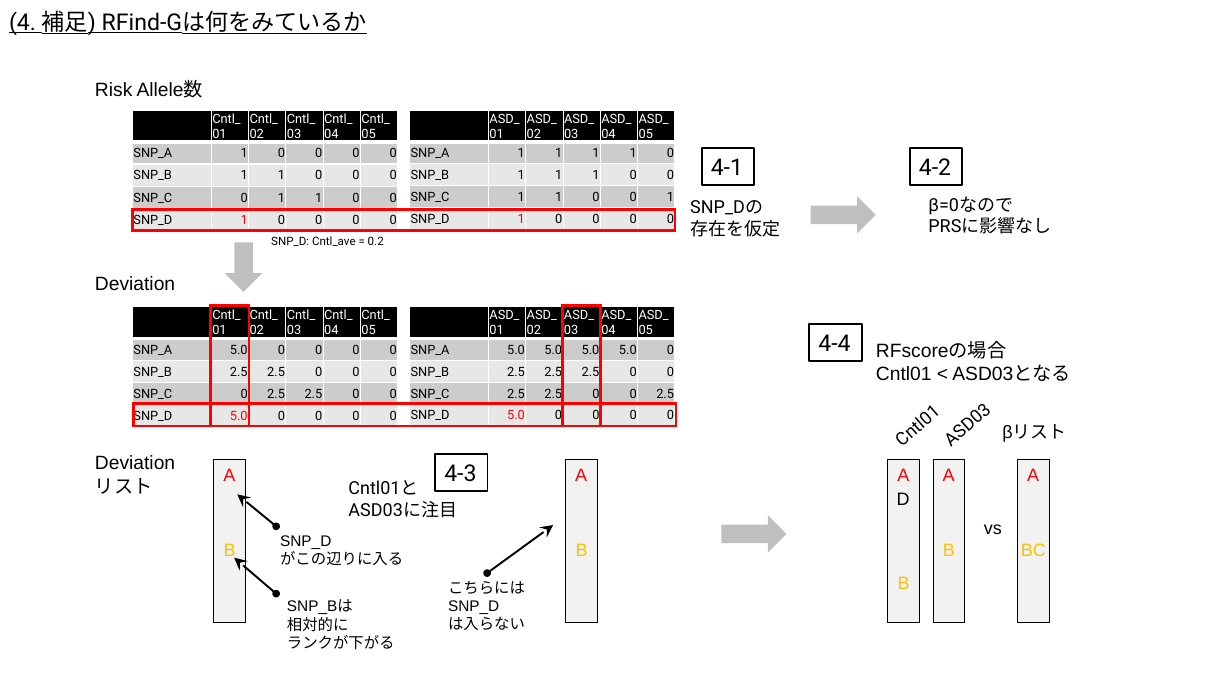
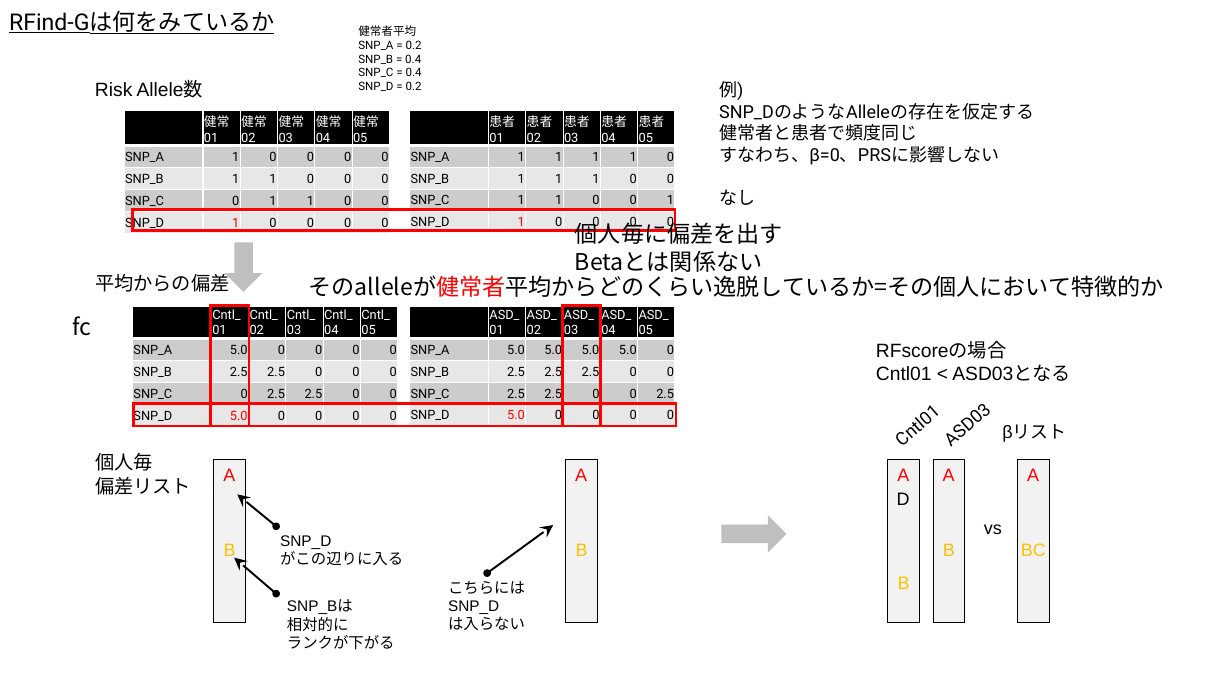
Before and after one commit to tmurano/RFind-G, a slide deck: slide 9 of Docs/260428_RFindG.pptx. Drawn at 1232x693 pixels with LibreOffice and Linux fonts; fonts in the diff are those of the drawing. Boxes give left, top, right and bottom in pixels: in the first picture for what was removed or moved away, otherwise in the second. Text is boxed around its words. In the diff, an @@ line names an element or a change of style, - is before the commit and + after.

Commit message:
Refine handoff doc + remove make_dummy_data.R + update pptx
- Docs/RFind-G_handoff.md/html:
  - 「解釈サマリ」→ 「解釈」
  - Fold 再現性段落を簡潔化 (ROSMAP 特異的、別 cohort では適宜書き換え)
- Docs/260428_RFindG.pptx: 内容更新
- Code/make_dummy_data.R: 削除 (dummy データは既に生成済 + repo に commit 済のため不要)

```diff
--- a/Docs/260428_RFindG.pptx
+++ b/Docs/260428_RFindG.pptx
@@ text at [9,10,274,34]: text changed @@
-(4. 補足) RFind-Gは何をみているか
+RFind-Gは何をみているか
@@ text at [358,25,422,91]: text changed @@
-SNP_D: Cntl_ave = 0.2
+健常者平均
+SNP_A = 0.2
+SNP_B = 0.4
+SNP_C = 0.4
+SNP_D = 0.2
@@ text at [719,81,1034,165]: text changed @@
-SNP_Dの
-存在を仮定
+例)
+SNP_DのようなAlleleの存在を仮定する
+健常者と患者で頻度同じ
+すなわち、β=0、PRSに影響しない
+なし
@@ table at [124,111,387,235] @@
-row 1:  | Cntl_01 | Cntl_02 | Cntl_03 | Cntl_04 | Cntl_05
+row 1:  | 健常01 | 健常02 | 健常03 | 健常04 | 健常05
@@ table: place and size @@
-table at [132,111,396,232]
+table at [124,111,387,235]
@@ table at [409,111,673,234] @@
-row 1:  | ASD_01 | ASD_02 | ASD_03 | ASD_04 | ASD_05
+row 1:  | 患者01 | 患者02 | 患者03 | 患者04 | 患者05
@@ rectangle removed at [701,148,754,185] @@
-4-1
@@ rectangle removed at [910,148,963,185] @@
-4-2
@@ right arrow removed at [811,196,875,233] @@
@@ text removed at [928,196,1051,234] @@
-β=0なので
-PRSに影響なし
@@ text added at [575,219,783,276], 18 pt, text #000000 @@
+個人毎に偏差を出す
+Betaとは関係ない
@@ text at [95,273,230,292]: text changed @@
-Deviation
+平均からの偏差
@@ text added at [309,275,1164,297], 18 pt, text #000000 @@
+そのalleleが健常者平均からどのくらい逸脱しているか=その個人において特徴的か
@@ text added at [72,316,91,336], 18 pt, text #000000 @@
+fc
@@ rectangle removed at [810,324,862,361] @@
-4-4
@@ text at [95,453,191,495]: text changed @@
-Deviation
-リスト
+個人毎
+偏差リスト
@@ rectangle removed at [435,454,488,491] @@
-4-3
@@ text removed at [348,480,456,518] @@
-Cntl01と
-ASD03に注目
```
Also in this commit, not shown: 3 other files.
